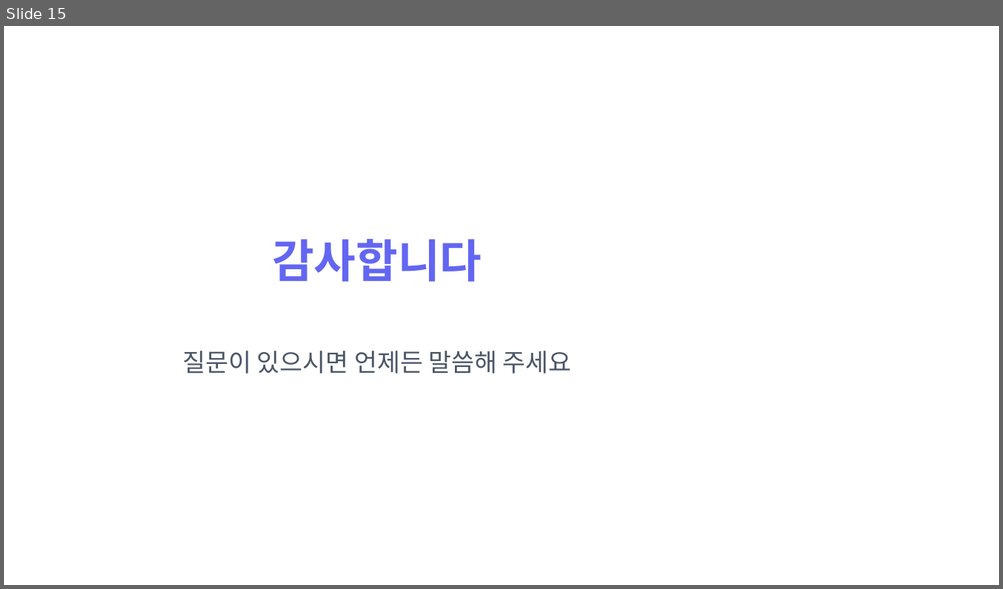
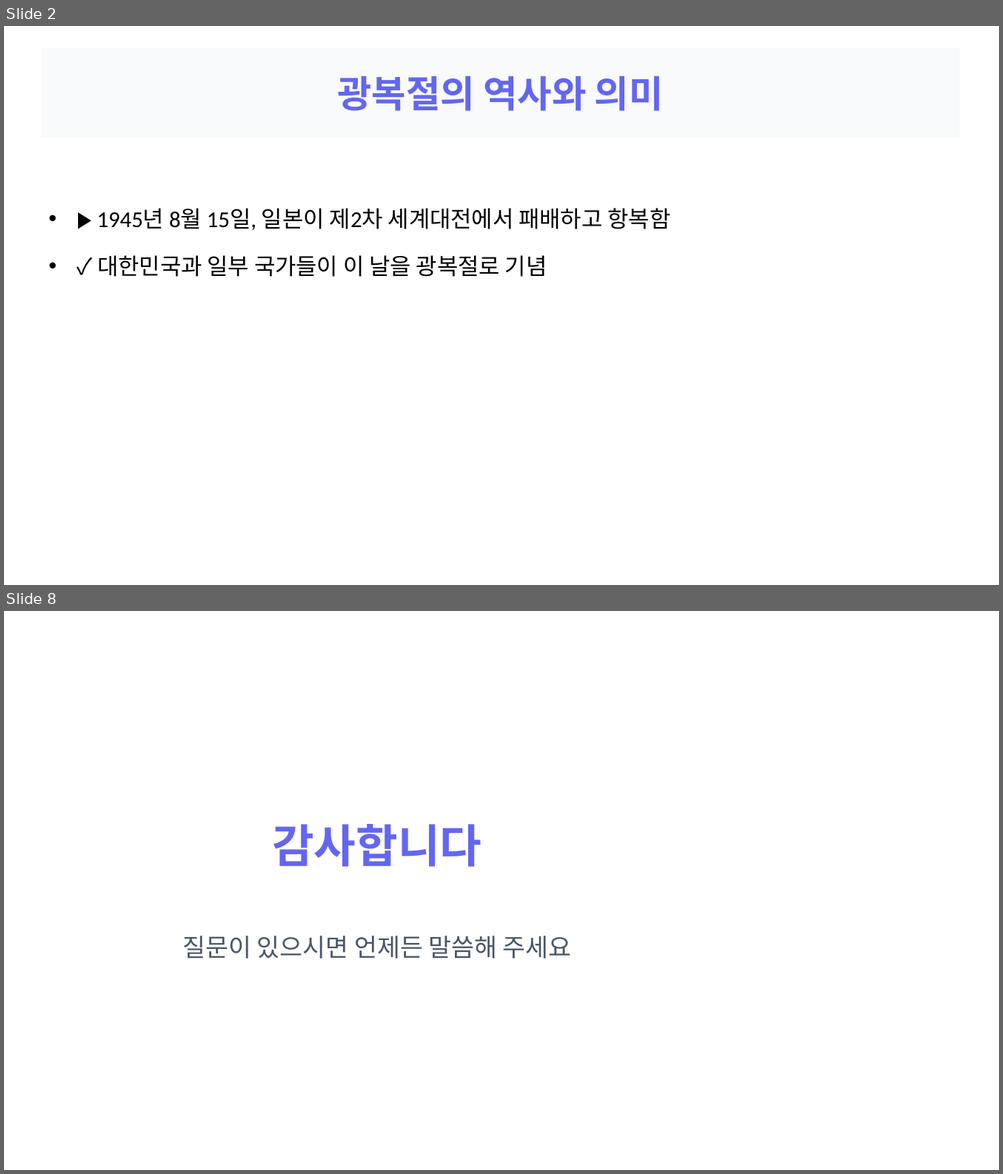
Before and after one commit to devna0111/FlowMate, a slide deck: uploads/pptx_sample.pptx. Shown one above the other, each under a label of ours: slide 15 before the commit, slides 2 and 8 after it; the slides between them are not shown. The pictures are 1003x589 and 1003x1174 pixels, drawn with LibreOffice and Linux fonts; fonts in the diff are those of the drawing. Boxes give left, top, right and bottom in pixels: in the first picture for what was removed or moved away, otherwise in the second. Text is boxed around its words. In the diff, an @@ line names an element or a change of style, - is before the commit and + after.

```diff
--- a/uploads/pptx_sample.pptx
+++ b/uploads/pptx_sample.pptx
@@ slide 2 added at <box>4,26,999,585</box>, background #FFFFFF @@
@@ title added at <box>41,48,959,138</box>, fill #F8FAFC, 36 pt, text #6366F1, bold @@
+광복절의 역사와 의미
@@ text added at <box>97,208,670,277</box>, 22 pt, text #000000 @@
+• ▶ 1945년 8월 15일, 일본이 제2차 세계대전에서 패배하고 항복함
+• ✓ 대한민국과 일부 국가들이 이 날을 광복절로 기념
@@ what was slide 15 is now slide 8 @@
```
Also in this commit, not shown: 1 slide changed, 5 other slides added, 13 slides removed, 14 other files.
